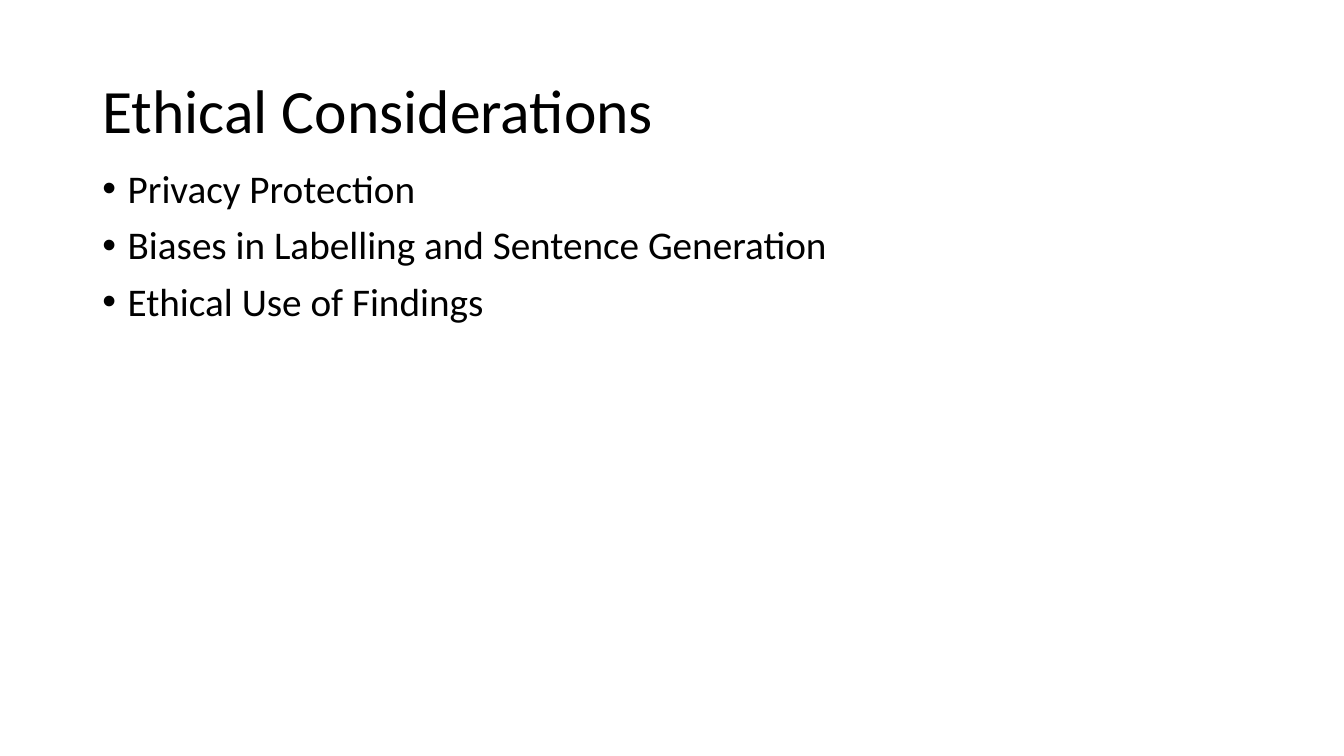
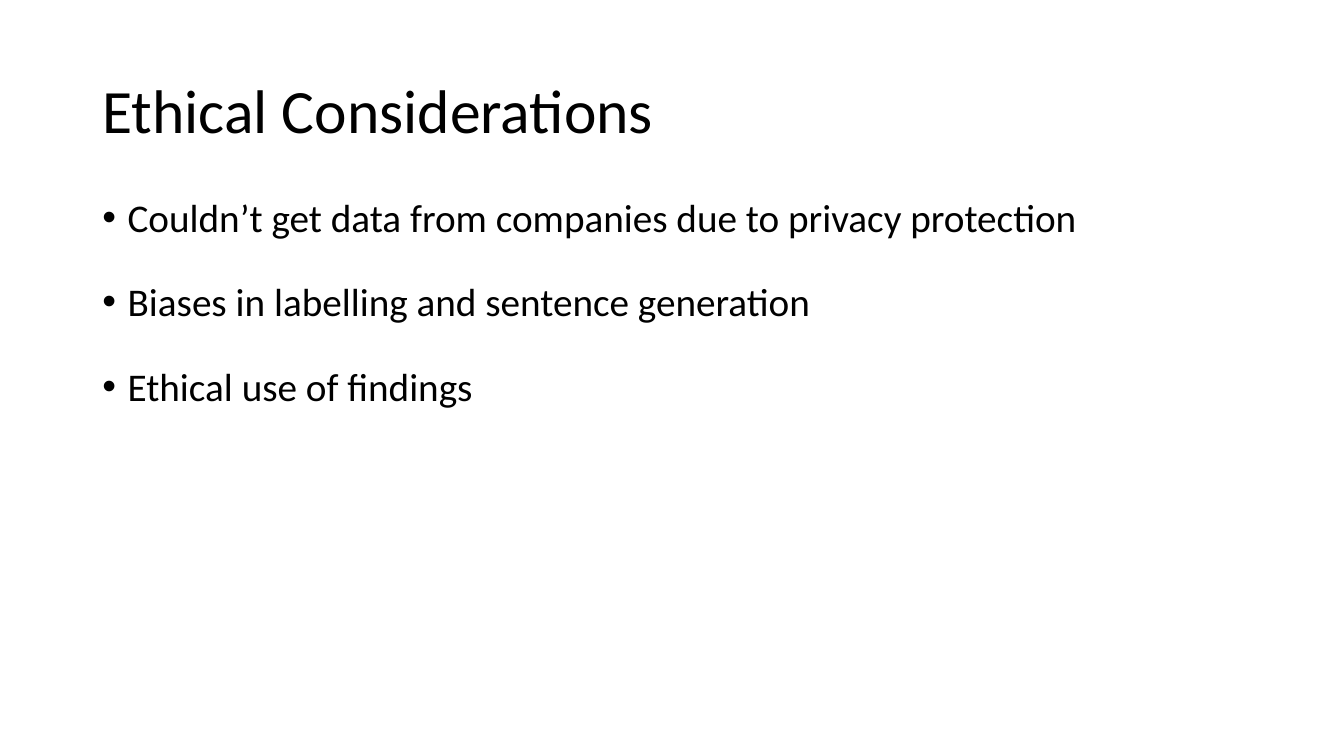
Before and after one commit to lironcohen8/Gender_Bias_in_Job_Descriptions, a slide deck: slide 15 of final presentation/Final presentation Team 5.pptx. Drawn at 1344x756 pixels with LibreOffice and Linux fonts; fonts in the diff are those of the drawing; background and template pictures are left out. Boxes give left, top, right and bottom in pixels: in the first picture for what was removed or moved away, otherwise in the second. Text is boxed around its words. In the diff, an @@ line names an element or a change of style, - is before the commit and + after.

```diff
--- a/final presentation/Final presentation Team 5.pptx
+++ b/final presentation/Final presentation Team 5.pptx
@@ text at [128,204,1076,408]: text changed @@
-• Privacy Protection
-• Biases in Labelling and Sentence Generation
-• Ethical Use of Findings
+• Couldn’t get data from companies due to privacy protection
+• Biases in labelling and sentence generation
+• Ethical use of findings
```
Also in this commit, not shown: 6 other slides changed, 3 other files.
